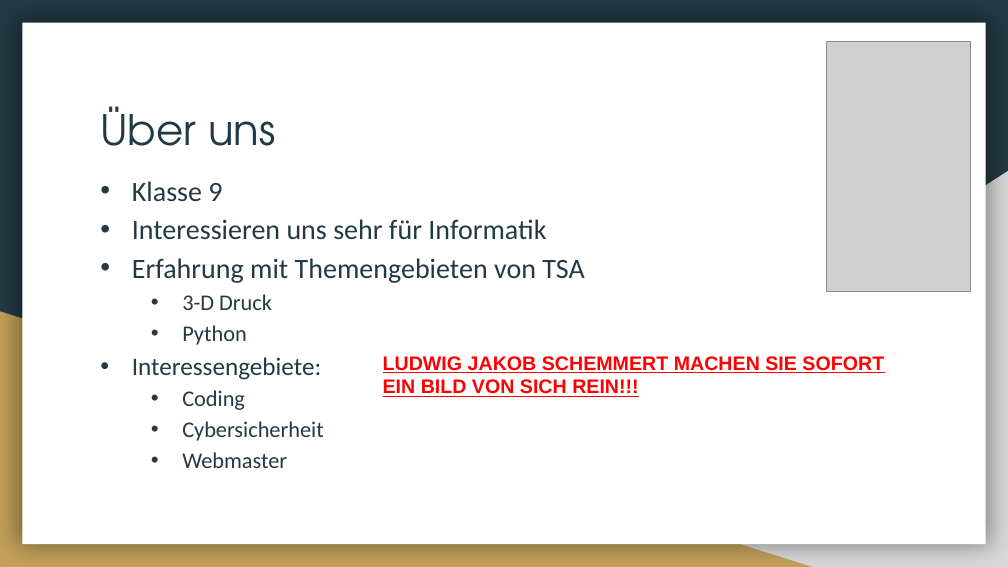
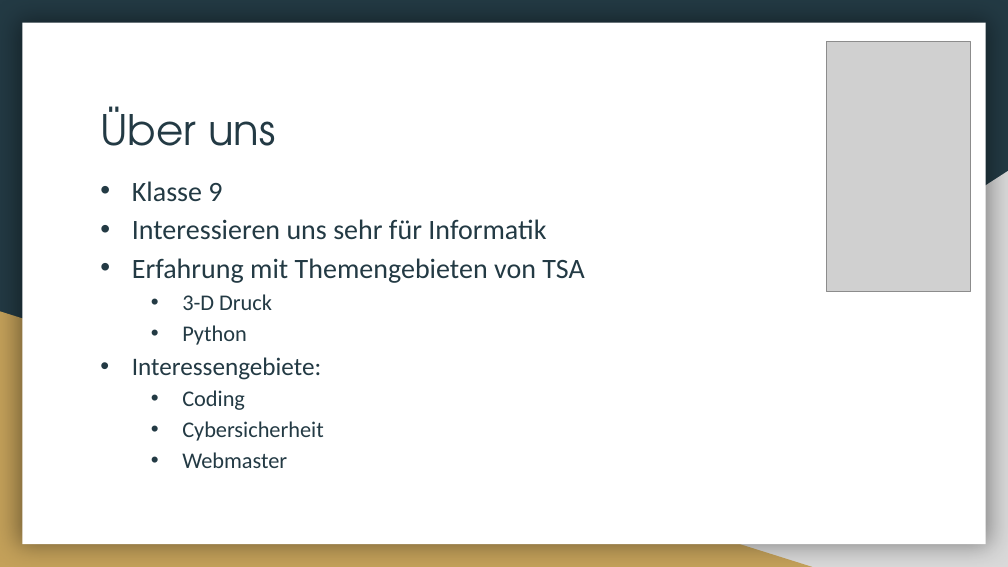
Before and after one commit to Lexa-Heda/TSA, a slide deck: slide 3 of TSA_Vortrag.pptx. Drawn at 1008x567 pixels with LibreOffice and Linux fonts; fonts in the diff are those of the drawing; grey boxes stand for pictures. Boxes give left, top, right and bottom in pixels: in the first picture for what was removed or moved away, otherwise in the second. Text is boxed around its words. In the diff, an @@ line names an element or a change of style, - is before the commit and + after.

```diff
--- a/TSA_Vortrag.pptx
+++ b/TSA_Vortrag.pptx
@@ text removed at (383, 356, 884, 398) @@
-LUDWIG JAKOB SCHEMMERT MACHEN SIE SOFORT EIN BILD VON SICH REIN!!!
```
Also in this commit, not shown: 1 other slide changed, 3 other files.
